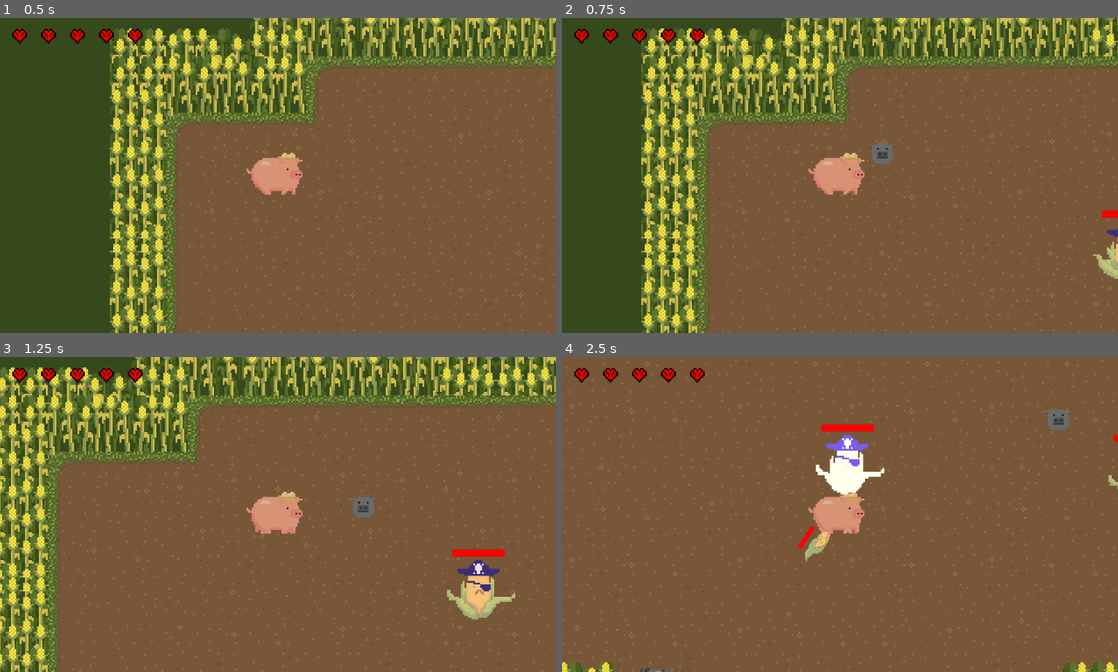
Above: before the commit, frames 1-4 (two rows, left to right).
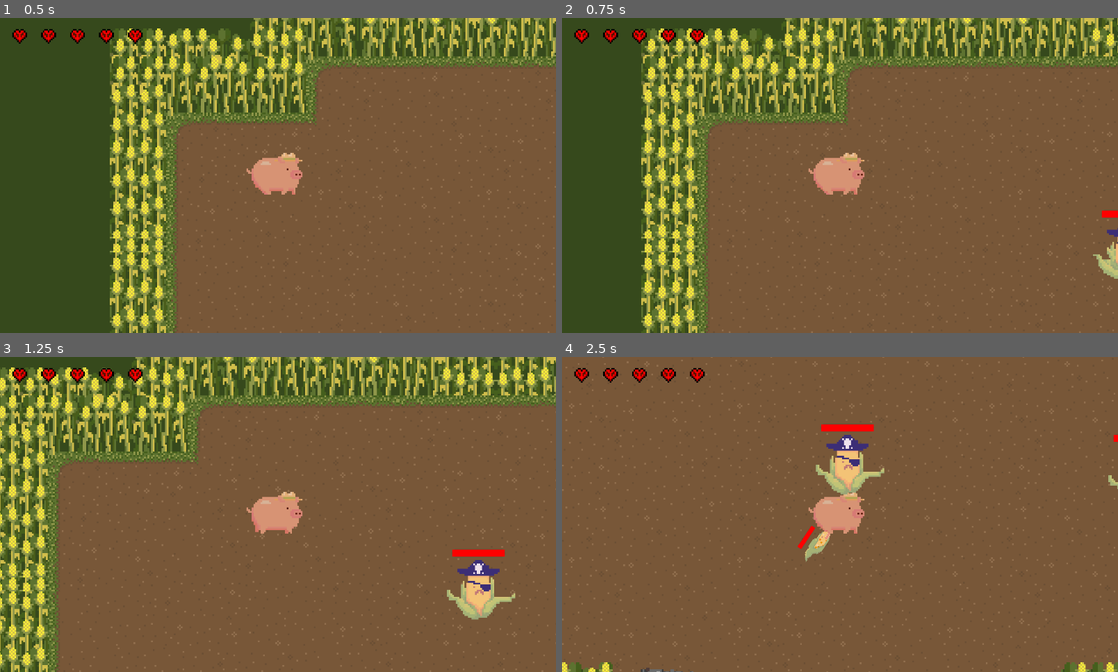
Above: after the commit, the same moments.

Repository: JasonLee4/MaizeRunnerGame
Game: Godot game, scene res://scenes/levels/main_level.tscn
The game is run twice, just before and just after one commit, with the same random seed, the same clock (stepped at 60 frames per second) and the same inputs.
Inputs (mouse positions are in pixels of both pictures, inside the frame that each line leads up to):
- Up to frame 1 (0.5 s): no input
- Up to frame 2 (0.75 s): tap Enter at 0.5 s; move the mouse to (962, 159) at 0.52 s; hold D (right) from 0.53 s (still down); click (962, 159) at 0.6 s
- Up to frame 3 (1.25 s): keep holding D (right)
- Up to frame 4 (2.5 s): move the mouse to (728, 530) at 1.27 s; release D (right) at 1.28 s; hold S (down) 1.28-2.03 s; tap F (advance_dialogue) at 1.35 s; click (728, 530) at 1.55 s; move the mouse to (895, 445) at 2.02 s; hold D (right) from 2.03 s (still down); tap Space (dash) at 2.1 s; click (895, 445) at 2.3 s

Frame 1 is identical in both runs. In frame 2, 0.2% of the frame differs, in the area x 55-60%, y 39-47%; in frame 3, 0.3%; in frame 4, 1.4%, in the area x 45-92%, y 16-57%.

Commit message:
pig roll and shoot fix

Diff:
--- a/scenes/characters/Pig.gd
+++ b/scenes/characters/Pig.gd
@@ -3,6 +3,7 @@
 var pigbullet_scene = preload("res://scenes/projectiles/pigbullet.tscn")
 
 @onready var state_machine = get_node("player_state_machine")
+
 
 #Dash variable
 var dashDirection = Vector2(1,0)
@@ -21,6 +22,12 @@
 
 var basic_damage = 50
 
+var equipped = false
+var curr_bullet_sprite
+
+#var all_weapons = {"cannon": preload("res://scenes/items/weapons/cannon.tscn")}
+#var curr_weapon
+#var cannon_instance
 #func get_input():
 	#var input_direction = Input.get_vector("left","right" , "up", "down")
 	#velocity = input_direction * speed
@@ -28,19 +35,36 @@
 		#
 	#dash(input_direction)
 
+#func _ready():
+	#
+	#cannon_instance = all_weapons["cannon"].instantiate()
+	#cannon_instance.connect("equipweapon",equip_weapon)
+
+
 func _physics_process(delta):
 	# run through states
 	state_machine.process_states(delta)
 
 	if velocity != Vector2(0,0):
-		$AnimationPlayer.play("pigwalk")
+		if state_machine.selected_state.name == "state_rolling":
+			$Sprite2D.visible = false
+			$Roll.visible = true
+
+			$AnimationPlayer.play("pigroll")
+
+		elif state_machine.selected_state.name == "state_moving":
+			$Sprite2D.visible = true
+			$Roll.visible = false
+			$AnimationPlayer.play("pigwalk")
 		if velocity.x < 0:
 			$Sprite2D.flip_h = true
 			$weapon_sprite.flip_h = true
+			$Roll.flip_h = true
 			$Marker2D.position.x = -1 * abs($Marker2D.position.x)
 		else:
 			$Sprite2D.flip_h = false
 			$weapon_sprite.flip_h = false
+			$Roll.flip_h = false
 			$Marker2D.position.x = abs($Marker2D.position.x)
 
 
@@ -71,12 +95,21 @@
 	print("dash is ready")
 	dashready = true
 
+func equip_weapon(weaponsprite, bulletsprite):
+	#add_child(cannon_instance)
+	equipped = true
+	$weapon_sprite.texture = load(weaponsprite)
+	curr_bullet_sprite = load(bulletsprite)
+	pass
+
+
 
 #ranged ability
 func shoot():
-	if Input.is_action_just_pressed("shoot") and shootready:
+	if Input.is_action_just_pressed("shoot") and shootready and equipped:
 		shootready = false
 		var pb = pigbullet_scene.instantiate()
+		pb.get_node("Sprite2D").texture = curr_bullet_sprite
 		get_parent().add_child(pb)
 		pb.global_position = $Marker2D.global_position
 		var dir = (get_global_mouse_position() - pb.global_position).normalized()
--- a/scenes/characters/pig.tscn
+++ b/scenes/characters/pig.tscn
@@ -46,6 +46,22 @@
 "values": [0]
 }
 
+[sub_resource type="Animation" id="Animation_87a35"]
+resource_name = "pigroll"
+length = 0.4
+tracks/0/type = "value"
+tracks/0/imported = false
+tracks/0/enabled = true
+tracks/0/path = NodePath("Roll:frame")
+tracks/0/interp = 1
+tracks/0/loop_wrap = true
+tracks/0/keys = {
+"times": PackedFloat32Array(0, 0.1, 0.2, 0.3, 0.4, 0.8),
+"transitions": PackedFloat32Array(1, 1, 1, 1, 1, 1),
+"update": 1,
+"values": [8, 8, 9, 8, 9, 0]
+}
+
 [sub_resource type="Animation" id="Animation_utpj3"]
 resource_name = "pigwalk"
 length = 0.8
@@ -73,22 +89,6 @@
 "transitions": PackedFloat32Array(1, 1, 1, 1, 1, 1, 1, 1, 1),
 "update": 1,
 "values": [0, 0, 0, 0, 0, 0, 0, 0, 0]
-}
-
-[sub_resource type="Animation" id="Animation_87a35"]
-resource_name = "pigroll"
-length = 0.4
-tracks/0/type = "value"
-tracks/0/imported = false
-tracks/0/enabled = true
-tracks/0/path = NodePath("Roll:frame")
-tracks/0/interp = 1
-tracks/0/loop_wrap = true
-tracks/0/keys = {
-"times": PackedFloat32Array(0, 0.1, 0.2, 0.3, 0.4, 0.8),
-"transitions": PackedFloat32Array(1, 1, 1, 1, 1, 1),
-"update": 1,
-"values": [8, 8, 9, 8, 9, 0]
 }
 
 [sub_resource type="AnimationLibrary" id="AnimationLibrary_07awo"]
